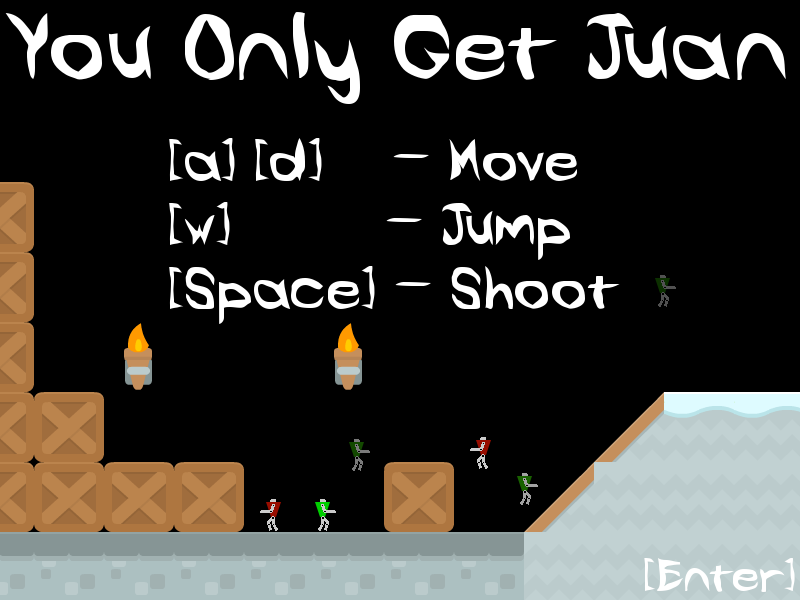
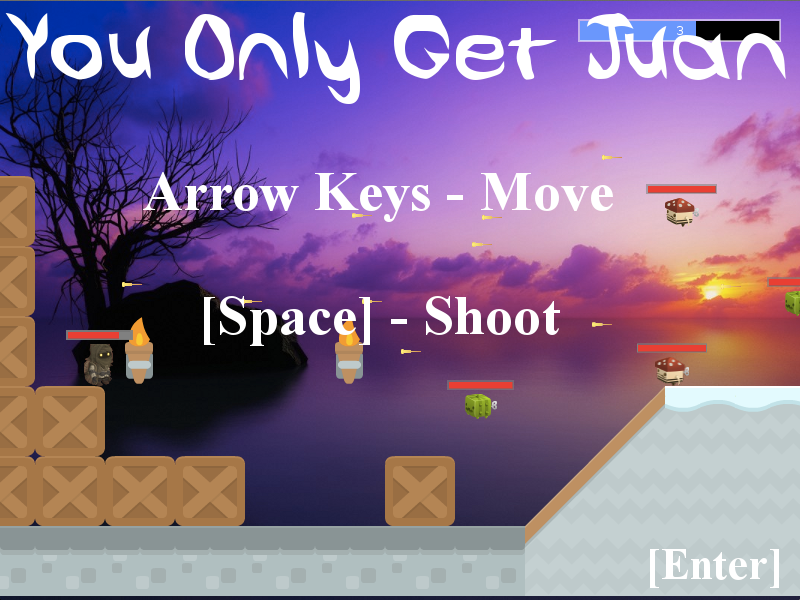
Comparing the layer stacks of the two 800 x 600 images. Changes:
painted on "Help Return" over [644,549,795,592]
painted on "Help" over [143,138,620,346]
renamed "Background" to "Pasted Layer", painted on it over [0,0,800,600]
